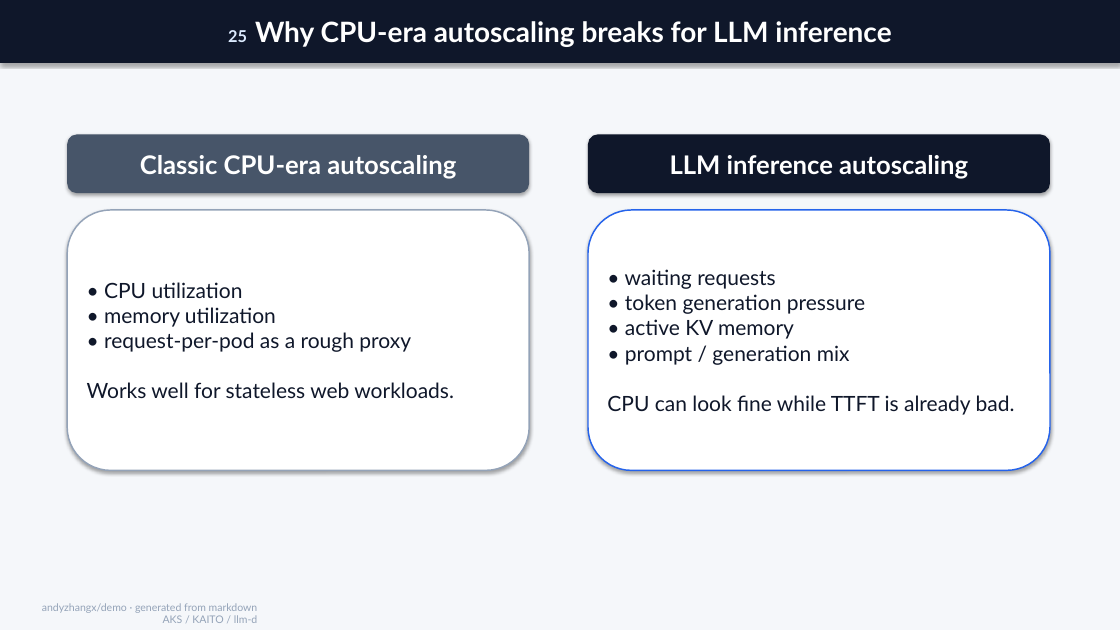
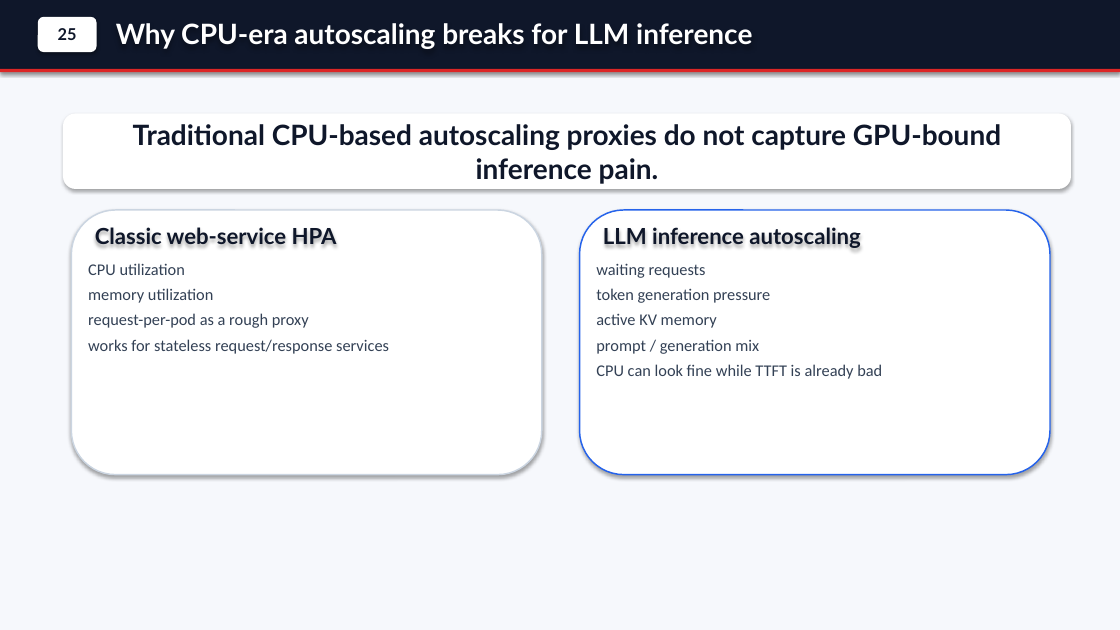
Before and after one commit to andyzhangx/demo, a slide deck: slide 26 of llm/kubecon-na-2026-pd-disaggregation.pptx. Drawn at 1120x630 pixels with LibreOffice and Linux fonts; fonts in the diff are those of the drawing. Boxes give left, top, right and bottom in pixels: in the first picture for what was removed or moved away, otherwise in the second. Text is boxed around its words. In the diff, an @@ line names an element or a change of style, - is before the commit and + after.

Commit message:
polish generated PD deck visuals

```diff
--- a/llm/kubecon-na-2026-pd-disaggregation.pptx
+++ b/llm/kubecon-na-2026-pd-disaggregation.pptx
@@ background #F5F7FA to #F6F8FC @@
@@ rectangle added at (x1=0, y1=0, x2=1120, y2=71), fill #0F172A @@
@@ rounded rectangle added at (x1=38, y1=17, x2=97, y2=52), fill #FFFFFF, 14 pt, text #0F172A, bold @@
+25
@@ text "Why CPU-era autoscaling breaks for ..." moved from (x1=0, y1=0, x2=1120, y2=63) to (x1=116, y1=23, x2=752, y2=49) @@
@@ text "Why CPU-era autoscaling breaks for ..." at (x1=116, y1=23, x2=752, y2=49): fill #0F172A to none; shadow off @@
@@ text at (x1=116, y1=23, x2=752, y2=49): text changed @@
-25 Why CPU-era autoscaling breaks for LLM inference
+Why CPU-era autoscaling breaks for LLM inference
@@ rectangle added at (x1=0, y1=69, x2=1120, y2=72), fill #DC2626 @@
@@ rounded rectangle added at (x1=63, y1=113, x2=1071, y2=189), fill #FFFFFF, 24 pt, text #0F172A, bold @@
+Traditional CPU-based autoscaling proxies do not capture GPU-bound inference pain.
@@ rounded rectangle removed at (x1=67, y1=134, x2=529, y2=193) @@
-Classic CPU-era autoscaling
@@ rounded rectangle added at (x1=71, y1=210, x2=542, y2=475), fill #FFFFFF, outline #CBD5E1 1.25 pt @@
@@ text added at (x1=95, y1=227, x2=337, y2=245), 19 pt, text #0F172A, bold @@
+Classic web-service HPA
@@ rounded rectangle added at (x1=580, y1=210, x2=1050, y2=475), fill #FFFFFF, outline #2563EB 1.25 pt @@
@@ text "LLM inference autoscaling" moved from (x1=588, y1=134, x2=1050, y2=193) to (x1=603, y1=227, x2=860, y2=248) @@
@@ text "LLM inference autoscaling" at (x1=603, y1=227, x2=860, y2=248): size 22 to 19 pt, text colour #FFFFFF to #0F172A; alignment centre to left; fill #0F172A to none; shadow off @@
@@ text at (x1=88, y1=263, x2=389, y2=354): text changed; size 18 to 14 pt; font Lato to Calibri; text colour #0F172A to #334155 @@
-• CPU utilization
-• memory utilization
-• request-per-pod as a rough proxy
-Works well for stateless web workloads.
+CPU utilization
+memory utilization
+request-per-pod as a rough proxy
+works for stateless request/response services
@@ text "CPU utilization" moved from (x1=67, y1=210, x2=529, y2=471) to (x1=88, y1=263, x2=389, y2=354) @@
@@ text "CPU utilization" at (x1=88, y1=263, x2=389, y2=354): vertical alignment middle to top; fill #FFFFFF to none; outline #94A3B8 1.25 pt to none; shadow off @@
@@ text at (x1=596, y1=263, x2=882, y2=379): text changed; size 18 to 14 pt; font Lato to Calibri; text colour #0F172A to #334155 @@
-• waiting requests
-• token generation pressure
-• active KV memory
-• prompt / generation mix
-CPU can look fine while TTFT is already bad.
+waiting requests
+token generation pressure
+active KV memory
+prompt / generation mix
+CPU can look fine while TTFT is already bad
@@ text "waiting requests" moved from (x1=588, y1=210, x2=1050, y2=471) to (x1=596, y1=263, x2=882, y2=379) @@
@@ text "waiting requests" at (x1=596, y1=263, x2=882, y2=379): vertical alignment middle to top; fill #FFFFFF to none; outline #2563EB 1.25 pt to none; shadow off @@
@@ text removed at (x1=42, y1=603, x2=258, y2=623) @@
-andyzhangx/demo · generated from markdown
-AKS / KAITO / llm-d
```
Also in this commit, not shown: 34 other slides changed, 1 slide added, 1 slide removed, 1 other file.
